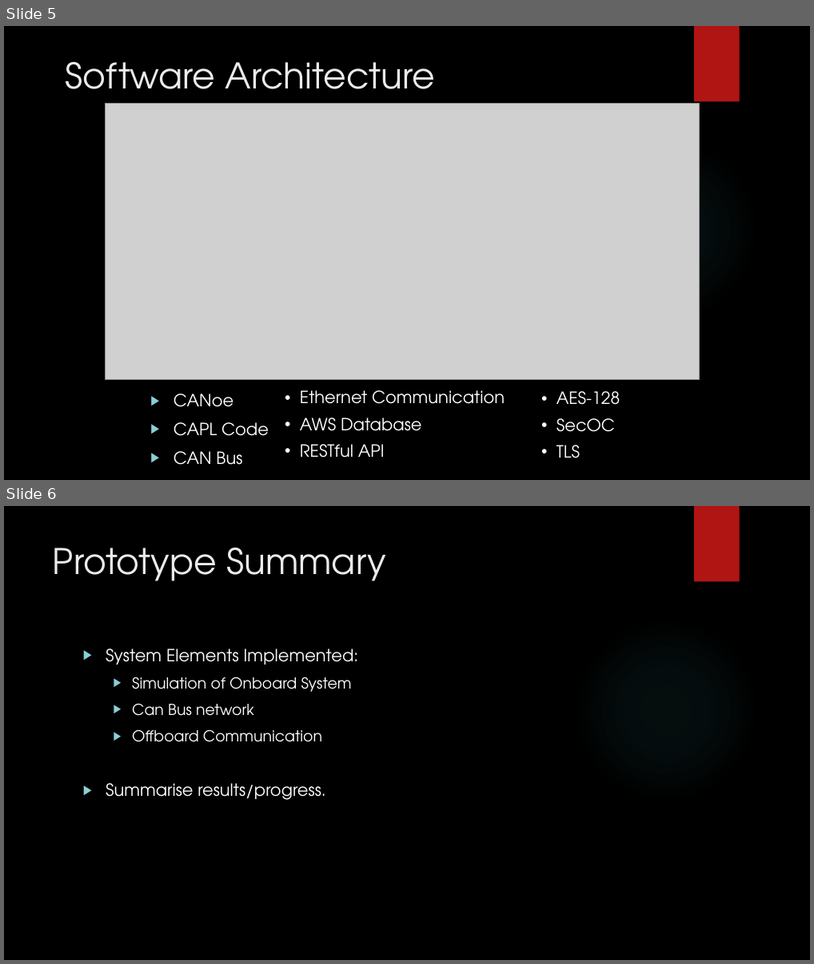
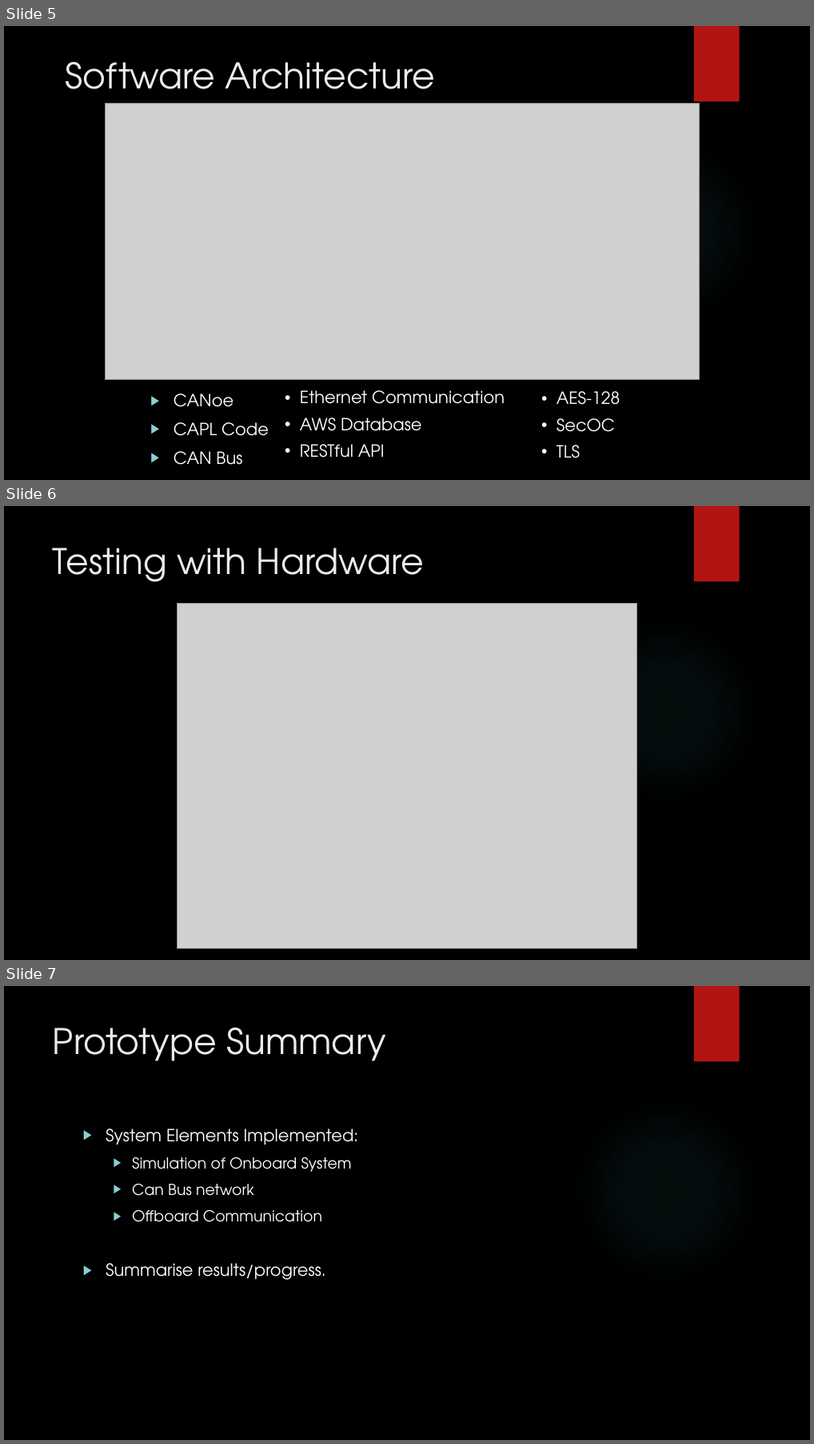
Before and after one commit to AdamCahill1/FYP-AdamCahill, a slide deck: Presentation.pptx. Shown one above the other, each under a label of ours: slides 5 and 6 before the commit, slides 5, 6 and 7 after it. The pictures are 814x964 and 814x1444 pixels, drawn with LibreOffice and Linux fonts; fonts in the diff are those of the drawing; grey boxes stand for pictures; background and template pictures are left out. Boxes give left, top, right and bottom in pixels: in the first picture for what was removed or moved away, otherwise in the second. Text is boxed around its words. In the diff, an @@ line names an element or a change of style, - is before the commit and + after.

```diff
--- a/Presentation.pptx
+++ b/Presentation.pptx
@@ slide 6 added at (4, 506, 810, 960), background picture (left out); not listed: 2 template elements that a slide beside it also shows @@
@@ title added at (53, 548, 424, 582), 42 pt, text #EBEBEB @@
+Testing with Hardware
@@ picture added at (177, 603, 638, 948) @@
@@ what was slide 6 is now slide 7 @@
```
Also in this commit, not shown: 13 other files.
